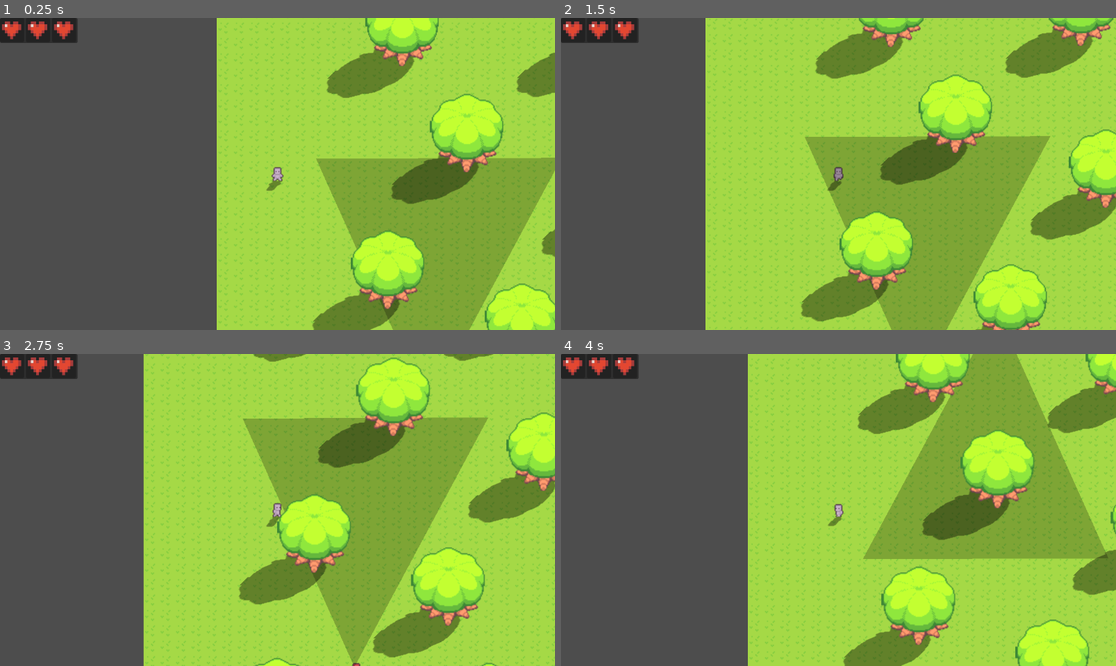
Above: before the commit, frames 1-4 (two rows, left to right).
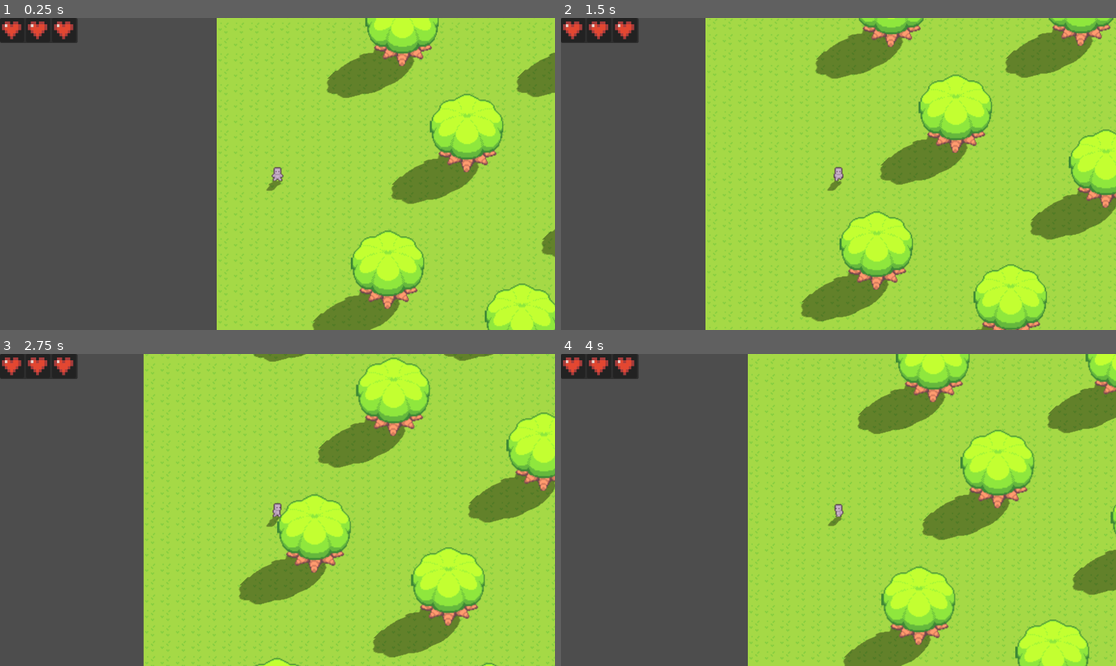
Above: after the commit, the same moments.

Repository: asuma312/red_hood_fox
Game: Godot game, scene res://main.tscn
Two runs of this game, one before a commit and one after it. Both use one fixed random seed, a clock stepped at 60 frames per second and the inputs below.
Inputs (mouse positions are in pixels of both pictures, inside the frame that each line leads up to):
- Up to frame 1 (0.25 s): no input
- Up to frame 2 (1.5 s): tap Enter at 0.5 s; hold Right (rightarrow) 0.53-1.28 s; tap ` (startwriting) at 0.6 s; click (838, 174) at 0.67 s; move the mouse to (727, 189) at 1.27 s; hold Down (downarrow) from 1.28 s (still down); tap Backspace at 1.35 s
- Up to frame 3 (2.75 s): move the mouse to (333, 441) at 2.02 s; release Down (downarrow) at 2.03 s; hold Right (rightarrow) from 2.03 s (still down); tap Delete at 2.1 s
- Up to frame 4 (4 s): move the mouse to (810, 572) at 2.77 s; release Right (rightarrow) at 2.78 s; hold Up (uparrow) 2.78-3.53 s; tap ` (startwriting) at 2.85 s; click (810, 572) at 2.92 s; move the mouse to (1005, 556) at 3.52 s; hold Left (leftarrow) from 3.53 s (still down); tap Backspace at 3.6 s

The runs differ from the first frame. In frame 1, 14% of the frame differs, in the area x 56-100%, y 44-100%; in frame 2, 15%; in frame 3, 15%, in the area x 43-88%, y 20-100%; in frame 4, 15%.

Commit message:
added collision to the vision cone

Diff:
--- a/chars/enemy.gd
+++ b/chars/enemy.gd
@@ -8,6 +8,7 @@
 var direction = Vector2.ZERO
 var initial_position:Vector2
 
+
 var vectors = {
 	"up": Vector2(0, -1),
 	"right": Vector2(1, 0),
@@ -24,10 +25,14 @@
 @onready var fov_range_medium: CollisionPolygon2D = $fov/fov_range_medium
 @onready var fov_range_small: CollisionPolygon2D = $fov/fov_range_small
 @onready var fov_big: Polygon2D = $fov/fov_big
+@onready var visible_fov: RayCast2D = $fov/fov_big/visible_fov
+
 @onready var fov_small: Polygon2D = $fov/fov_small
+@onready var fov_polyon_checkers: Node2D = $fov/fov_polyon_checkers
 
 
 @onready var current_fov: CollisionPolygon2D
+@onready var current_cone: Polygon2D
 @onready var player_finder: RayCast2D = $player_finder
 @onready var player:CharacterBody2D
 @onready var perma_player:CharacterBody2D
@@ -61,23 +66,51 @@
 	"left", "left", "left", "left", "left", "left", "left", "left", "left", "left"
 ]
 
+func fov_polygons():
+	if not current_cone:
+		return
+	var array_vector = []
+	array_vector.append(Vector2(0,0))
+	var polygon_checkers:Array = fov_polyon_checkers.get_children()
+	for polygon:RayCast2D in polygon_checkers:
+		var _position
+		if not polygon.is_colliding():
+			_position = polygon.target_position
+			array_vector.append(_position)
+		else:
+			_position = polygon.get_collision_point()
+			_position = polygon.to_local(_position)
+			array_vector.append(_position)
+	array_vector.append(Vector2(0,0))
+	print("**")
+	print(array_vector)
+	current_cone.polygon = array_vector
+
+
+
 
 func light_verifier():
+	fov_polygons()
 	if in_shadow:
 		fov_range_small.disabled = false
 
 		fov_range_big.disabled = true
 		fov_range_medium.disabled = true
+
+		current_fov = fov_range_small
+
 		fov_big.visible = false
 		fov_small.visible = true
-		current_fov = fov_range_small
+		current_cone = fov_small
 	else:
 		fov_range_big.disabled = false
 		fov_range_medium.disabled = false
+		fov_range_small.disabled = true
+		current_fov = fov_range_big
+
 		fov_big.visible = true
 		fov_small.visible = false
-		fov_range_small.disabled = true
-		current_fov = fov_range_big
+		current_cone = fov_big
 
 
 	for area in shadow_checker.get_overlapping_areas():
@@ -87,6 +120,8 @@
 		return
 
 	in_shadow = false
+
+
 
 
 
--- a/chars/enemy.tscn
+++ b/chars/enemy.tscn
@@ -300,6 +300,8 @@
 shape = SubResource("RectangleShape2D_kaxpn")
 
 [node name="fov" type="Area2D" parent="."]
+collision_layer = 3
+collision_mask = 3
 
 [node name="fov_range_big" type="CollisionPolygon2D" parent="fov"]
 visible = false
@@ -324,6 +326,97 @@
 visible = false
 color = Color(0, 0, 0, 0.243137)
 polygon = PackedVector2Array(3, -2, 68, -30, 67, 0, 66, 31)
+
+[node name="fov_polyon_checkers" type="Node2D" parent="fov"]
+visible = false
+
+[node name="RayCast2D" type="RayCast2D" parent="fov/fov_polyon_checkers"]
+target_position = Vector2(261, -118)
+collision_mask = 2
+
+[node name="RayCast2D2" type="RayCast2D" parent="fov/fov_polyon_checkers"]
+target_position = Vector2(260, -108)
+collision_mask = 2
+
+[node name="RayCast2D3" type="RayCast2D" parent="fov/fov_polyon_checkers"]
+target_position = Vector2(260, -94)
+collision_mask = 2
+
+[node name="RayCast2D4" type="RayCast2D" parent="fov/fov_polyon_checkers"]
+target_position = Vector2(260, -79)
+collision_mask = 2
+
+[node name="RayCast2D5" type="RayCast2D" parent="fov/fov_polyon_checkers"]
+target_position = Vector2(260, -63)
+collision_mask = 2
+
+[node name="RayCast2D6" type="RayCast2D" parent="fov/fov_polyon_checkers"]
+target_position = Vector2(261, -51)
+collision_mask = 2
+
+[node name="RayCast2D7" type="RayCast2D" parent="fov/fov_polyon_checkers"]
+target_position = Vector2(261, -37)
+collision_mask = 2
+
+[node name="RayCast2D8" type="RayCast2D" parent="fov/fov_polyon_checkers"]
+target_position = Vector2(261, -22)
+collision_mask = 2
+
+[node name="RayCast2D10" type="RayCast2D" parent="fov/fov_polyon_checkers"]
+target_position = Vector2(261, -11)
+collision_mask = 2
+
+[node name="RayCast2D11" type="RayCast2D" parent="fov/fov_polyon_checkers"]
+target_position = Vector2(261, -1)
+collision_mask = 2
+
+[node name="RayCast2D12" type="RayCast2D" parent="fov/fov_polyon_checkers"]
+target_position = Vector2(261, 10)
+collision_mask = 2
+
+[node name="RayCast2D13" type="RayCast2D" parent="fov/fov_polyon_checkers"]
+target_position = Vector2(261, 21)
+collision_mask = 2
+
+[node name="RayCast2D14" type="RayCast2D" parent="fov/fov_polyon_checkers"]
+target_position = Vector2(261, 33)
+collision_mask = 2
+
+[node name="RayCast2D15" type="RayCast2D" parent="fov/fov_polyon_checkers"]
+target_position = Vector2(261, 44)
+collision_mask = 2
+
+[node name="RayCast2D16" type="RayCast2D" parent="fov/fov_polyon_checkers"]
+target_position = Vector2(261, 57)
+collision_mask = 2
+
+[node name="RayCast2D17" type="RayCast2D" parent="fov/fov_polyon_checkers"]
+target_position = Vector2(261, 67)
+collision_mask = 2
+
+[node name="RayCast2D19" type="RayCast2D" parent="fov/fov_polyon_checkers"]
+target_position = Vector2(261, 78)
+collision_mask = 2
+
+[node name="RayCast2D20" type="RayCast2D" parent="fov/fov_polyon_checkers"]
+target_position = Vector2(261, 91)
+collision_mask = 2
+
+[node name="RayCast2D21" type="RayCast2D" parent="fov/fov_polyon_checkers"]
+target_position = Vector2(260, 102)
+collision_mask = 2
+
+[node name="RayCast2D22" type="RayCast2D" parent="fov/fov_polyon_checkers"]
+target_position = Vector2(260, 112)
+collision_mask = 2
+
+[node name="RayCast2D23" type="RayCast2D" parent="fov/fov_polyon_checkers"]
+target_position = Vector2(260, 123)
+collision_mask = 2
+
+[node name="RayCast2D24" type="RayCast2D" parent="fov/fov_polyon_checkers"]
+target_position = Vector2(259, 132)
+collision_mask = 2
 
 [node name="move_timer" type="Timer" parent="."]
 wait_time = 0.2
--- a/objects/map.tscn
+++ b/objects/map.tscn
@@ -1304,30 +1304,6 @@
 [node name="enemy" parent="enemies" instance=ExtResource("6_ggq5o")]
 position = Vector2(524, 269)
 
-[node name="enemy2" parent="enemies" instance=ExtResource("6_ggq5o")]
-position = Vector2(222, 486)
-
-[node name="enemy3" parent="enemies" instance=ExtResource("6_ggq5o")]
-position = Vector2(249, 35)
-
-[node name="enemy4" parent="enemies" instance=ExtResource("6_ggq5o")]
-position = Vector2(742, 216)
-
-[node name="enemy5" parent="enemies" instance=ExtResource("6_ggq5o")]
-position = Vector2(692, 460)
-
-[node name="enemy6" parent="enemies" instance=ExtResource("6_ggq5o")]
-position = Vector2(691, 24)
-
-[node name="enemy7" parent="enemies" instance=ExtResource("6_ggq5o")]
-position = Vector2(1088, 46)
-
-[node name="enemy8" parent="enemies" instance=ExtResource("6_ggq5o")]
-position = Vector2(1017, 298)
-
-[node name="enemy9" parent="enemies" instance=ExtResource("6_ggq5o")]
-position = Vector2(1045, 558)
-
 [node name="StaticBody2D" type="StaticBody2D" parent="."]
 
 [node name="CollisionShape2D" type="CollisionShape2D" parent="StaticBody2D"]
--- a/objects/tree.tscn
+++ b/objects/tree.tscn
@@ -11,6 +11,10 @@
 collision_layer = 7
 collision_mask = 7
 script = ExtResource("1_wp2xp")
+
+[node name="Polygon2D" type="Polygon2D" parent="."]
+position = Vector2(-3, 45)
+polygon = PackedVector2Array(0, 0, 261, -118, 260, -108, 260, -94, 261, 33, 262.858, 48.9583, 571, 52)
 
 [node name="topdowntree" type="Sprite2D" parent="."]
 z_index = 1
Not shown, changed: export_presets.cfg
Binary file added: web/index.apple-touch-icon.png
Not shown, added: web/index.apple-touch-icon.png.import
Binary file added: web/index.icon.png
Not shown, added: web/index.icon.png.import
Binary file added: web/index.png
Not shown, added: web/index.png.import
Not shown, added: web/index.audio.worklet.js
Not shown, changed: web/index.html
Not shown, added: web/index.js
Not shown, added: web/index.pck
Not shown, added: web/index.wasm
(and 1 more such lines)
